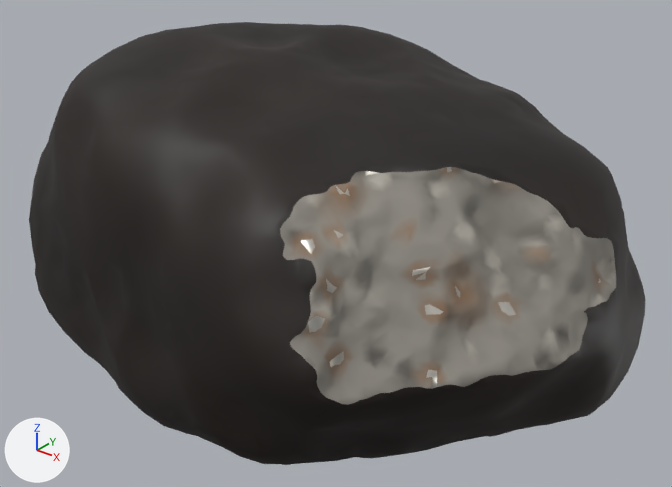
An edit to the Blender file sources/photoreal-meteorite/photoreal-meteorite.blend, drawn before and after from the same camera.
Both versions are drawn from a camera (50 mm lens) standing at (0.267, -0.317, 0.262) and looking at (0.013, 0.001, 0.065). The axes (+X, +Y, +Z) are drawn at lower left. The lights are the same throughout. The older version comes first.

Names of what the first picture shows: 'Meteorite'.
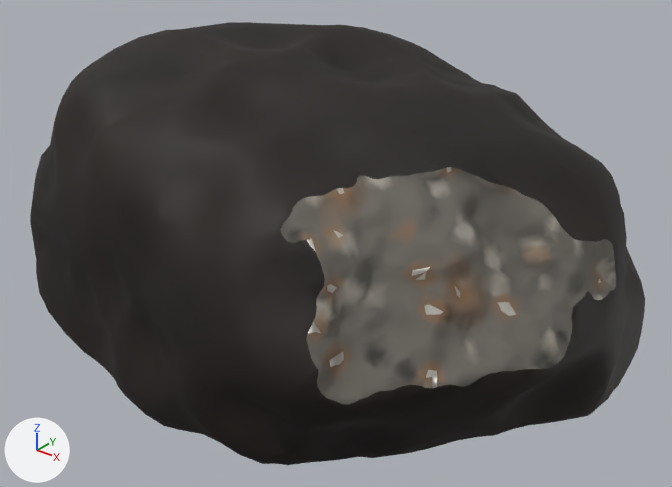
What differs and where, as boxes (x1, y1, x2, y2) in the pictures (672 x 487 px; the box of a moved part takes in the faces that stretch with it):
'Meteorite', reshaped
    before: (29, 22, 645, 465)
    after: (30, 22, 645, 465)
part 1 of me_meteorite, moved or reshaped
    before: (29, 23, 645, 465)
    after: (30, 22, 645, 465)
part 2 of me_meteorite, recoloured (grey to dark grey)
    both: (284, 170, 616, 405)
part 3 of me_meteorite, recoloured
    before: (326, 279, 331, 285)
    after: (325, 280, 331, 285)

Edits to the bpy script that builds the scene:
```text
Change me_meteorite:
    used by ob_meteorite; location = (0.0, 0.0, 0.0)
    remove me_meteorite.from_pydata(...)  # 42655 vertices, 81741 faces; spans x -0.157..0.157, y -0.12..0.12, z 0.0..0.16
    add me_meteorite.from_pydata(...)  # 42587 vertices, 81766 faces; spans x -0.157..0.157, y -0.12..0.12, z 0.0..0.16
    me_meteorite part 1: 581 vertices moved within x -0.155..0.155, y -0.116..0.116, z 0.0..0.158; 24928 vertices removed from x -0.157..0.157, y -0.119..0.119, z 0.0..0.16; 24860 vertices added at x -0.156..0.156, y -0.119..0.119, z 0.0..0.16
    me_meteorite part 2: 1394 kept faces spanning x 0.066..0.152, y -0.109..0.006, z 0.069..0.136 get new vertex colours; the middle colour goes from grey #8b877f to dark grey #6a665f
    me_meteorite part 3: 1 face spanning x 0.086..0.087, y -0.096..-0.094, z 0.108..0.11 switches from mat_meteorite_metal to mat_meteorite_interior
```
